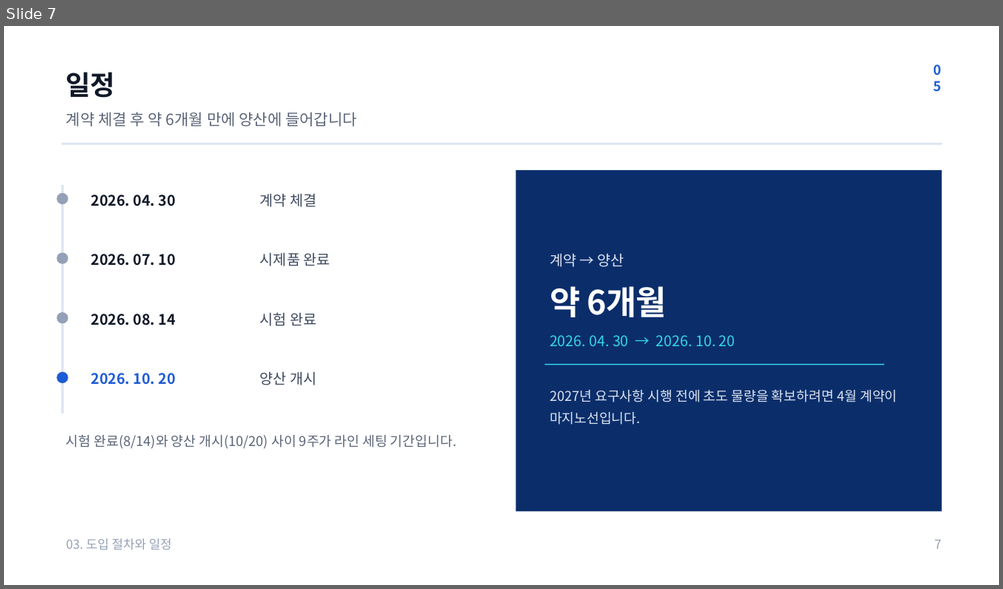
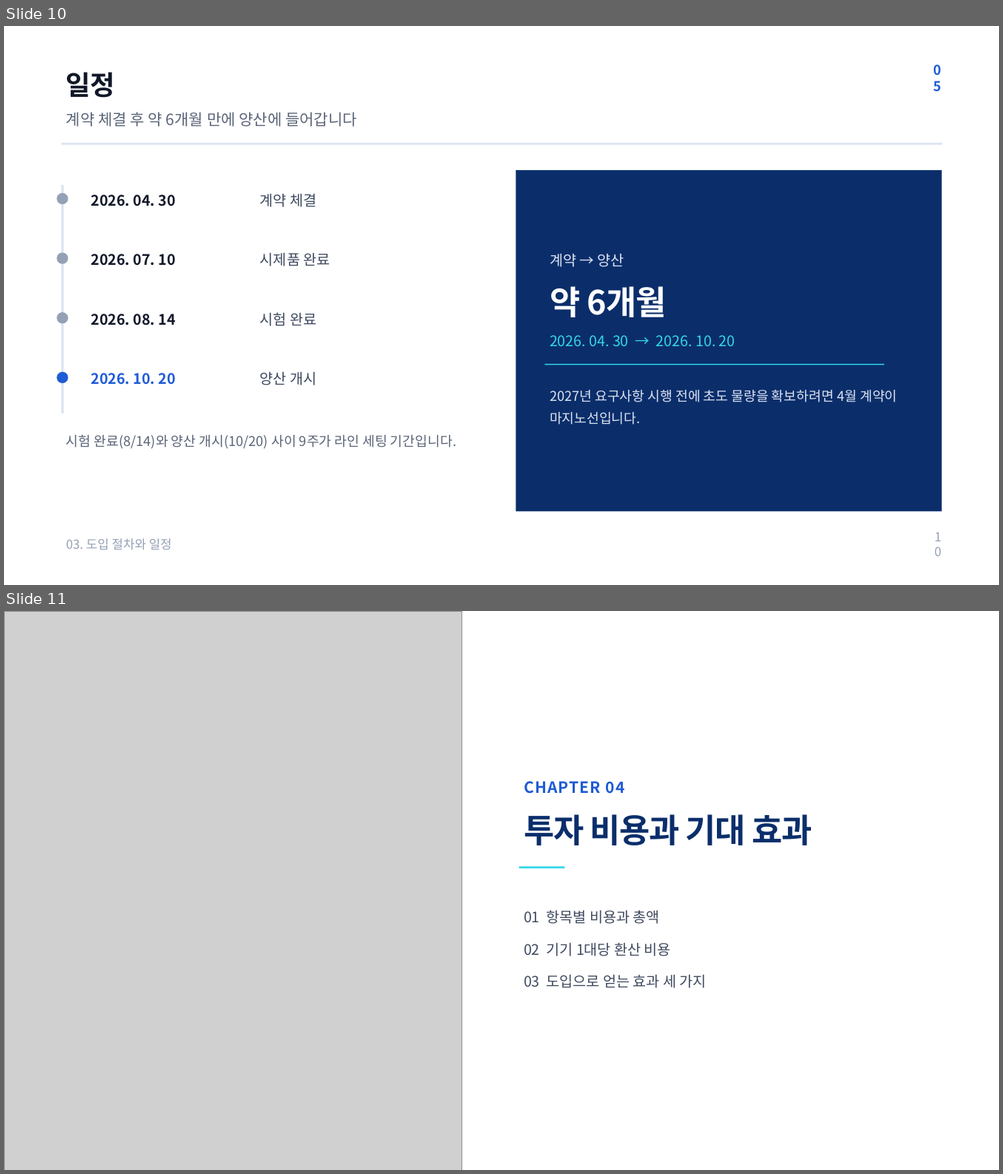
Before and after one commit to team-datapopcorn/datapopcorn-datahub, a slide deck: public-dataset/ppt/example_proposal_deck.pptx. Shown one above the other, each under a label of ours: slide 7 before the commit, slides 10 and 11 after it. The pictures are 1003x589 and 1003x1174 pixels, drawn with LibreOffice and Linux fonts; fonts in the diff are those of the drawing; grey boxes stand for pictures. Boxes give left, top, right and bottom in pixels: in the first picture for what was removed or moved away, otherwise in the second. Text is boxed around its words. In the diff, an @@ line names an element or a change of style, - is before the commit and + after.

```diff
--- a/public-dataset/ppt/example_proposal_deck.pptx
+++ b/public-dataset/ppt/example_proposal_deck.pptx
@@ slide 11 added at bbox=[4, 611, 999, 1170], background #FFFFFF @@
@@ picture added at bbox=[4, 611, 461, 1170] @@
@@ text added at bbox=[523, 781, 625, 794], 22.5 pt, text #1E5BD6, bold @@
+CHAPTER 04
@@ text added at bbox=[523, 815, 811, 846], 48 pt, text #0B2E6B, bold @@
+투자 비용과 기대 효과
@@ rectangle added at bbox=[519, 866, 564, 869], fill #35D6E8 @@
@@ text added at bbox=[523, 910, 706, 988], 21 pt, text #3F4A5F @@
+01 항목별 비용과 총액
+02 기기 1대당 환산 비용
+03 도입으로 얻는 효과 세 가지
@@ what was slide 7 is now slide 10 @@
@@ slide 10 changed as well @@
@@ text at bbox=[934, 540, 941, 549]: text changed @@
-7
+10
```
Also in this commit, not shown: 10 other slides changed, 5 other slides added, 4 other files.
